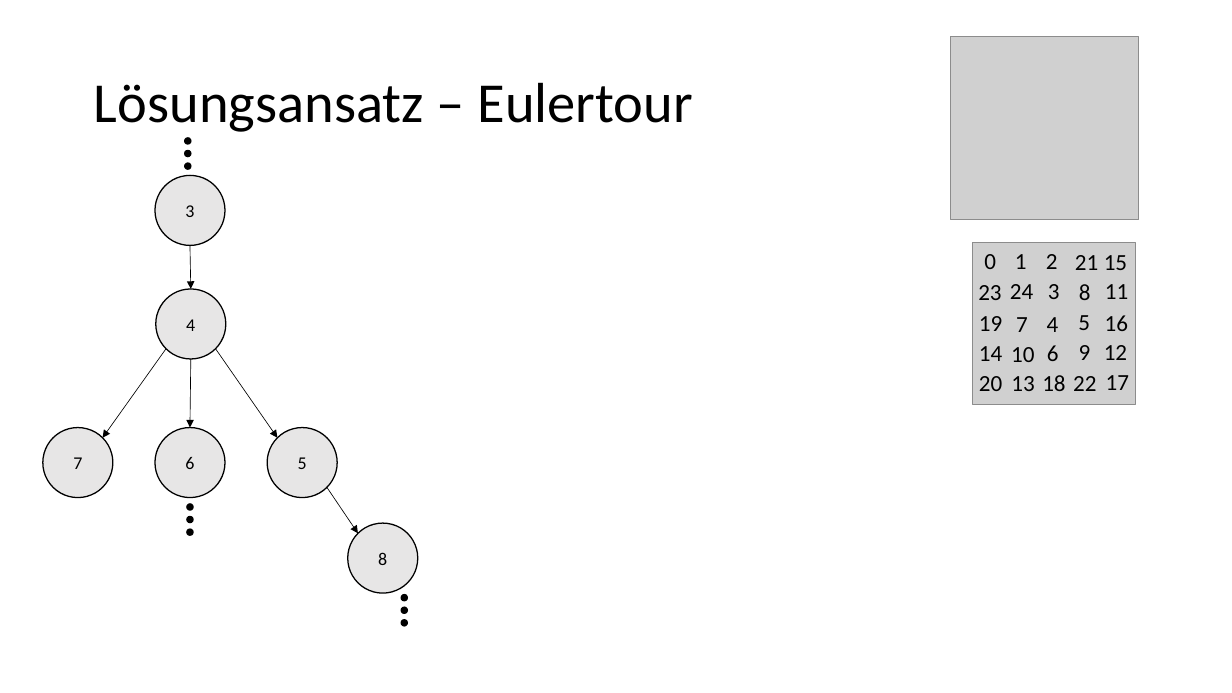
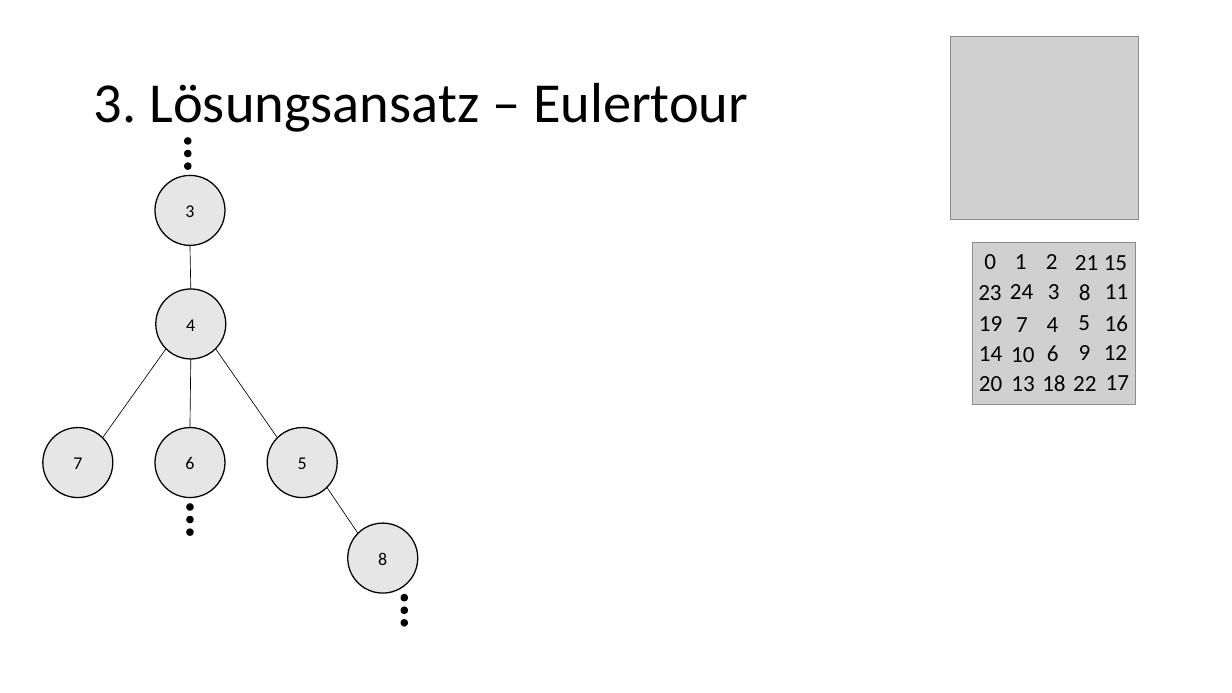
Before and after one commit to EiS94/Programmierwettbewerb, a slide deck: slide 27 of Präsentation/Präsentation_Eike.pptx. Drawn at 1232x693 pixels with LibreOffice and Linux fonts; fonts in the diff are those of the drawing; grey boxes stand for pictures. Boxes give left, top, right and bottom in pixels: in the first picture for what was removed or moved away, otherwise in the second. Text is boxed around its words. In the diff, an @@ line names an element or a change of style, - is before the commit and + after.

```diff
--- a/Präsentation/Präsentation_Eike.pptx
+++ b/Präsentation/Präsentation_Eike.pptx
@@ title at (x1=94, y1=82, x2=748, y2=132): text changed @@
-Lösungsansatz – Eulertour
+3. Lösungsansatz – Eulertour
@@ arrow (190, 246) - (190, 289): arrow to line @@
@@ arrow (166, 348) - (103, 438): arrow to line @@
@@ arrow (215, 348) - (277, 438): arrow to line @@
@@ arrow (190, 360) - (190, 428): arrow to line @@
@@ arrow (326, 487) - (358, 533): arrow to line @@
```
Also in this commit, not shown: 70 other slides changed, 1 other file.
